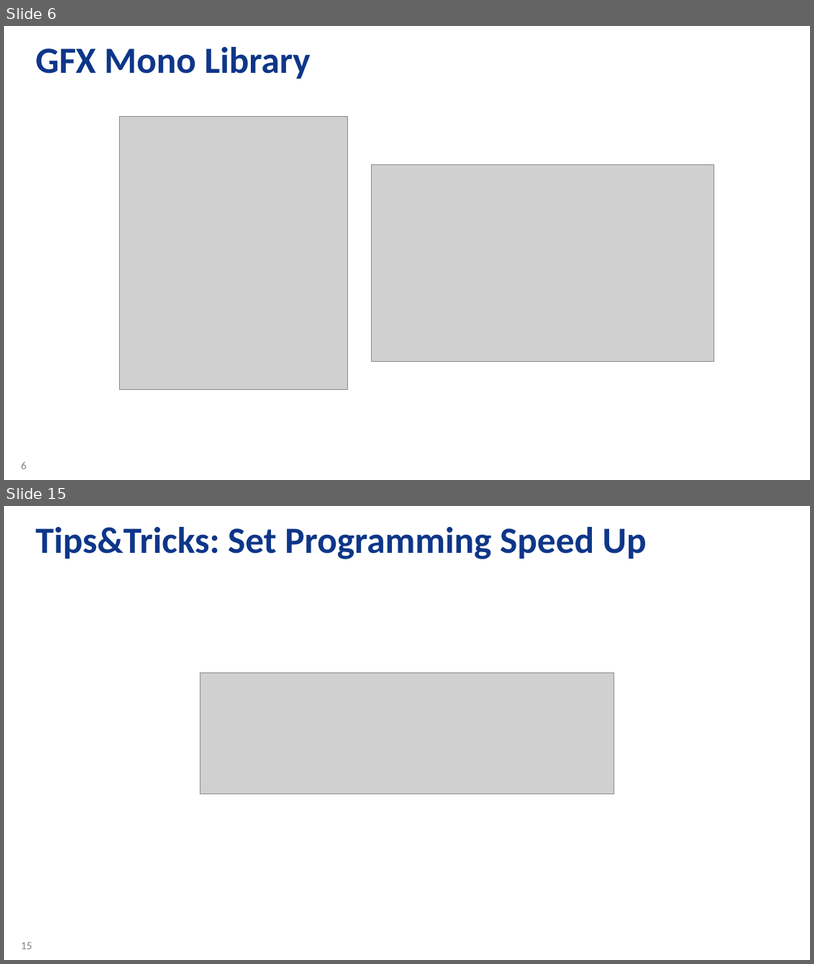
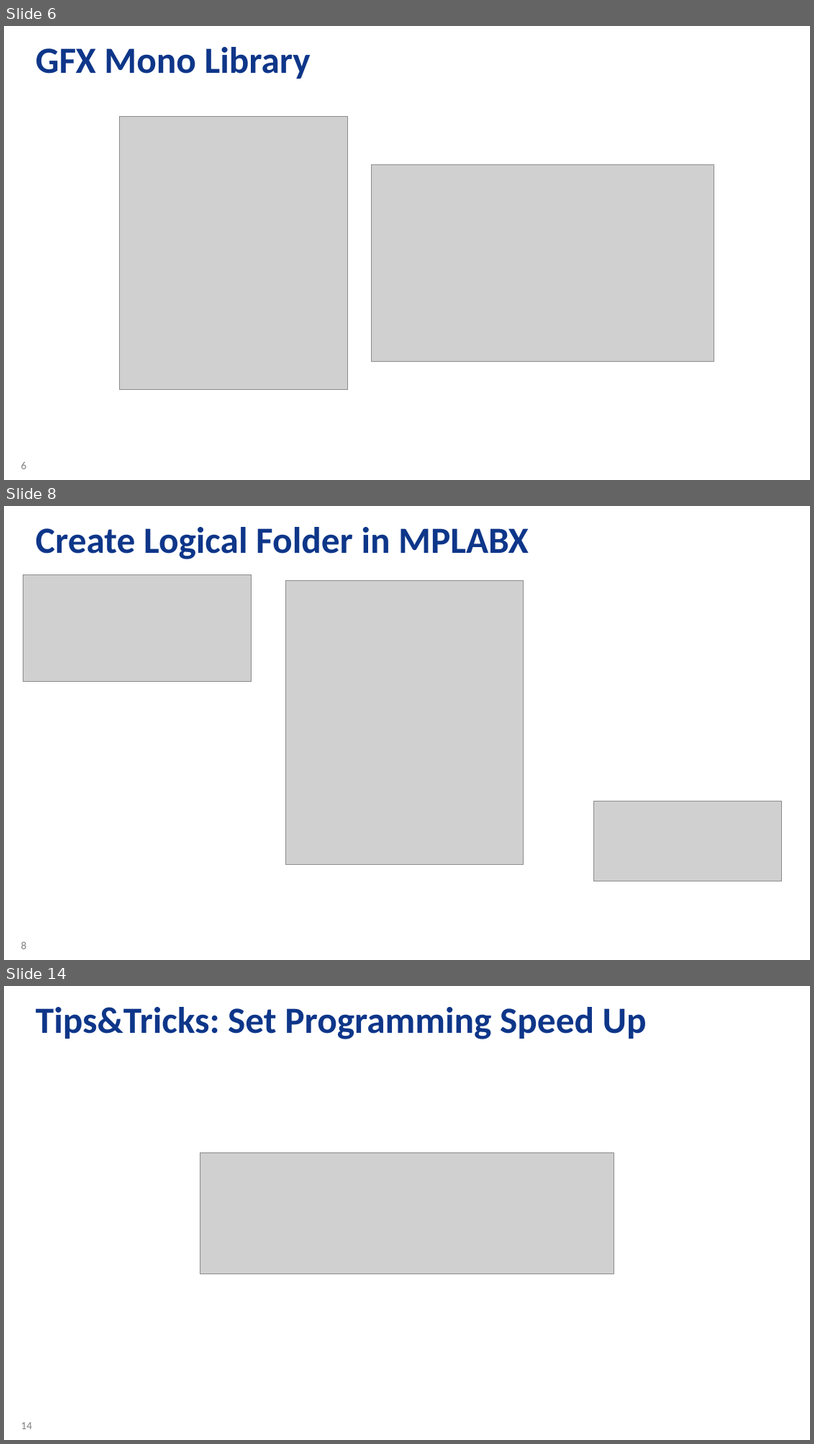
Before and after one commit to zabooh/T1S_Lab, a slide deck: doc/OLED1.pptx. Shown one above the other, each under a label of ours: slides 6 and 15 before the commit, slides 6, 8 and 14 after it; the slides between them are not shown. The pictures are 814x964 and 814x1444 pixels, drawn with LibreOffice and Linux fonts; fonts in the diff are those of the drawing; grey boxes stand for pictures; background and template pictures are left out. Boxes give left, top, right and bottom in pixels: in the first picture for what was removed or moved away, otherwise in the second. Text is boxed around its words. In the diff, an @@ line names an element or a change of style, - is before the commit and + after.

```diff
--- a/doc/OLED1.pptx
+++ b/doc/OLED1.pptx
@@ slide 8 added at (4,506,810,960), background #FFFFFF; not listed: 1 template element that a slide beside it also shows @@
@@ title added at (36,527,529,559), 44 pt, text #0E3689, bold @@
+Create Logical Folder in MPLABX
@@ picture added at (23,574,252,682) @@
@@ picture added at (286,581,524,864) @@
@@ picture added at (594,801,782,881) @@
@@ what was slide 15 is now slide 14 @@
@@ page number at (21,1422,32,1429): text changed @@
-15
+14
```
Also in this commit, not shown: 5 slides changed, 2 other slides added, 3 slides removed.
